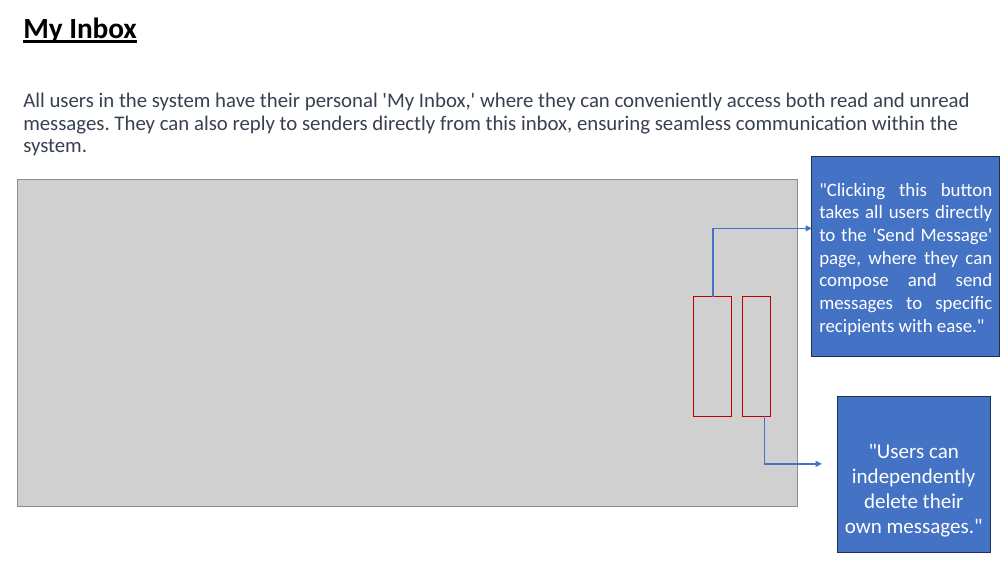
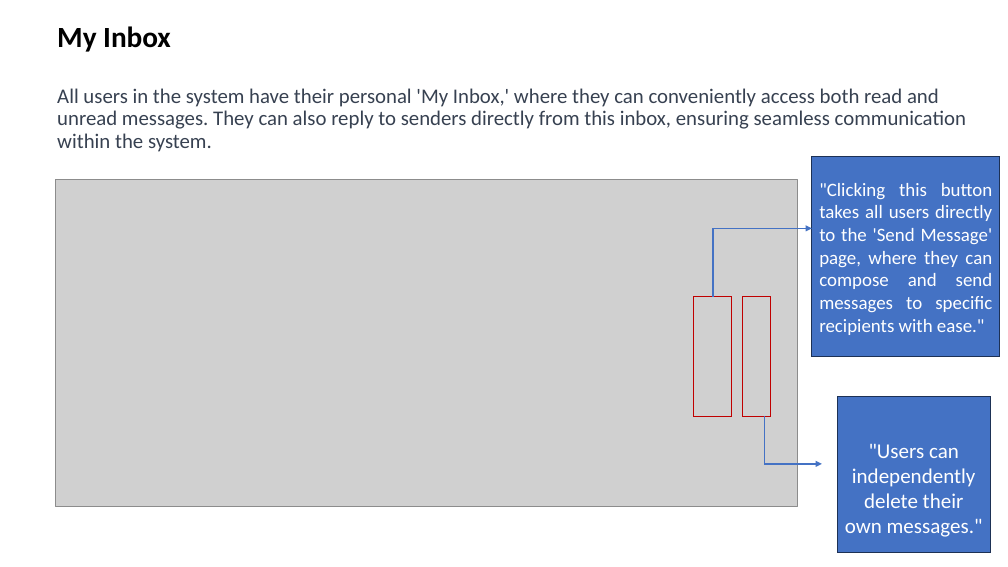
Before and after one commit to farhana2023/HRSystem, a slide deck: slide 13 of StaffSphere.pptx. Drawn at 1008x567 pixels with LibreOffice and Linux fonts; fonts in the diff are those of the drawing; grey boxes stand for pictures. Boxes give left, top, right and bottom in pixels: in the first picture for what was removed or moved away, otherwise in the second. Text is boxed around its words. In the diff, an @@ line names an element or a change of style, - is before the commit and + after.

```diff
--- a/StaffSphere.pptx
+++ b/StaffSphere.pptx
@@ title "My Inbox All users in ...": place and size @@
-title "My Inbox All users in ..." at bbox=[23, 17, 970, 156]
+title "My Inbox All users in ..." at bbox=[57, 26, 966, 152]
@@ title "My Inbox All users in ..." at bbox=[57, 26, 966, 152]: underline off in "My Inbox" @@
@@ picture: place and size @@
-picture at bbox=[18, 180, 798, 507]
+picture at bbox=[55, 180, 797, 507]
```
Also in this commit, not shown: 38 other slides changed, 1 slide removed, 1 other file.
